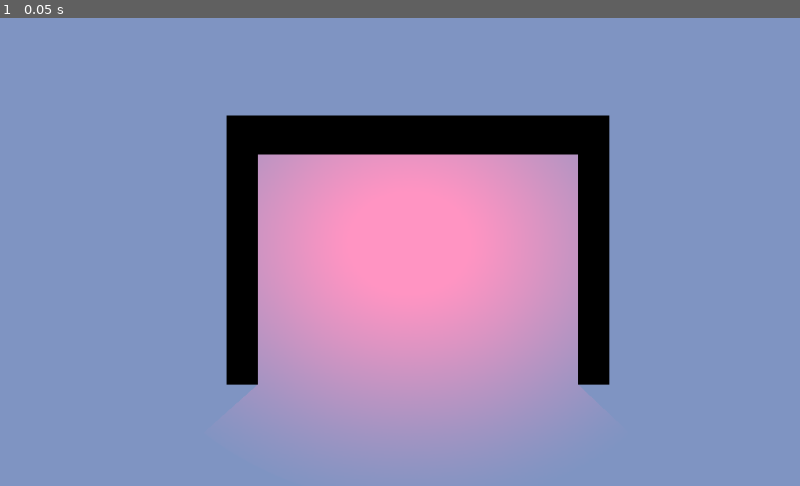
Above: before the commit, frame 1.
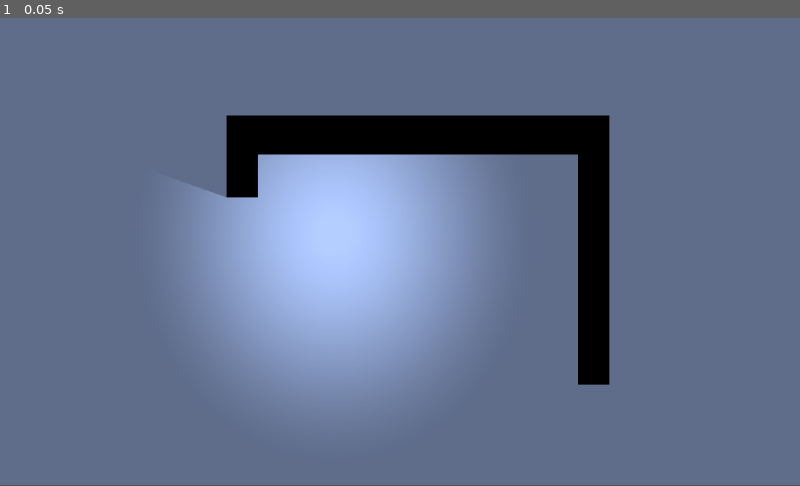
Above: after the commit, the same moment.

Repository: uniquenamesarehard/Codeday2019
Game: Godot game, scene res://Codeday.tscn
Same seed, same stepped clock (60 frames per second), same inputs: the game is played once before the commit and once after it.
Inputs:
- Up to frame 1 (0.05 s): no input

The runs differ from the first frame. In frame 1, 93% of the frame differs, in the area x 0-100%, y 0-100%.
Error after the commit: Parse Error: Parse error: Spaces used before tabs on a line (res://Light2D.gd:11)

Commit message:
Flashlight

Diff:
--- a/Codeday.tscn
+++ b/Codeday.tscn
@@ -1,8 +1,9 @@
-[gd_scene load_steps=5 format=2]
+[gd_scene load_steps=6 format=2]
 
 [ext_resource path="res://white.png" type="Texture" id=1]
 [ext_resource path="res://lightO.png" type="Texture" id=2]
-[ext_resource path="res://black.png" type="Texture" id=3]
+[ext_resource path="res://Light2D.gd" type="Script" id=3]
+[ext_resource path="res://black.png" type="Texture" id=4]
 
 [sub_resource type="OccluderPolygon2D" id=1]
 
@@ -18,23 +19,23 @@
 
 [node name="white" type="Sprite" parent="." index="0"]
 
-modulate = Color( 0.55806, 0.653324, 0.855469, 1 )
-position = Vector2( 560, 310 )
+modulate = Color( 0.419235, 0.481391, 0.613281, 1 )
+position = Vector2( 570, 280 )
 scale = Vector2( 0.631797, 0.424902 )
 texture = ExtResource( 1 )
 _sections_unfolded = [ "Visibility" ]
 
 [node name="Light2D" type="Light2D" parent="." index="1"]
 
-position = Vector2( 540.895, 282.5 )
-scale = Vector2( 1.09343, 0.915775 )
+position = Vector2( 430, 280 )
+scale = Vector2( 0.687617, 0.789994 )
 enabled = true
 editor_only = false
 texture = ExtResource( 2 )
 offset = Vector2( 0, 0 )
 texture_scale = 1.0
-color = Color( 0.527344, 0, 0, 1 )
-energy = 1.58
+color = Color( 1, 1, 1, 1 )
+energy = 1.0
 mode = 0
 range_height = 0.0
 range_z_min = -1024
@@ -49,13 +50,14 @@
 shadow_filter = 0
 shadow_filter_smooth = 0.0
 shadow_item_cull_mask = 1
+script = ExtResource( 3 )
 _sections_unfolded = [ "Shadow" ]
 
 [node name="black" type="Sprite" parent="." index="2"]
 
-position = Vector2( 310, 320 )
-scale = Vector2( 0.0190476, 0.2 )
-texture = ExtResource( 3 )
+position = Vector2( 310, 200 )
+scale = Vector2( 0.0190476, 0.04 )
+texture = ExtResource( 4 )
 __meta__ = {
 "_edit_group_": true
 }
@@ -64,15 +66,12 @@
 
 occluder = SubResource( 1 )
 light_mask = 1
-__meta__ = {
-"_edit_lock_": true
-}
 
 [node name="black2" type="Sprite" parent="." index="3"]
 
 position = Vector2( 760, 320 )
 scale = Vector2( 0.0190476, 0.2 )
-texture = ExtResource( 3 )
+texture = ExtResource( 4 )
 __meta__ = {
 "_edit_group_": true
 }
@@ -81,15 +80,12 @@
 
 occluder = SubResource( 1 )
 light_mask = 1
-__meta__ = {
-"_edit_lock_": true
-}
 
 [node name="black3" type="Sprite" parent="." index="4"]
 
 position = Vector2( 535, 150 )
 scale = Vector2( 0.233333, 0.0333333 )
-texture = ExtResource( 3 )
+texture = ExtResource( 4 )
 __meta__ = {
 "_edit_group_": true
 }
--- /dev/null
+++ b/Light2D.gd
@@ -0,0 +1,19 @@
+extends Light2D
+
+# class member variables go here, for example:
+# var a = 2
+# var b = "textvar"
+var f = 0
+func _ready():
+	energy = 0.01
+func  _input(event):
+	if event is InputEventKey:
+    	if event.pressed and event.scancode == KEY_F:
+        	f = f + 2
+func _process(delta):
+	if (f > 1):
+		energy = 1
+		if (f > 3):
+			f = 0
+	else:
+		energy = 0.01
Binary file changed: lightO.png
Not shown, added: .gd
